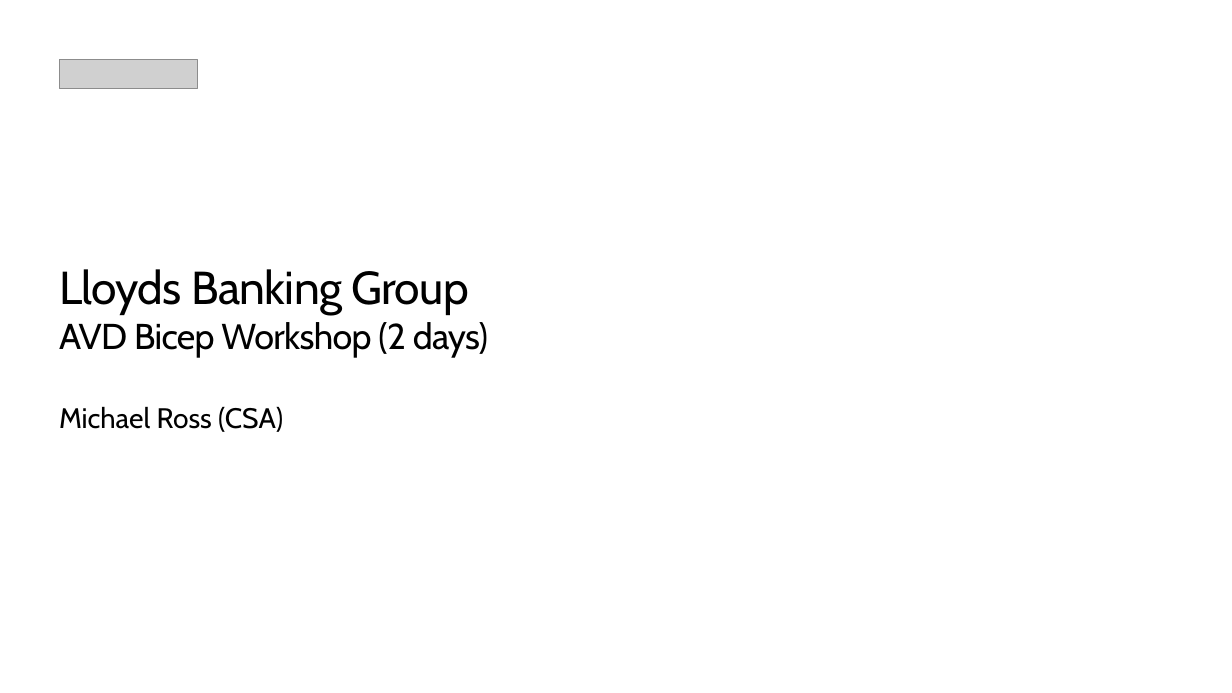
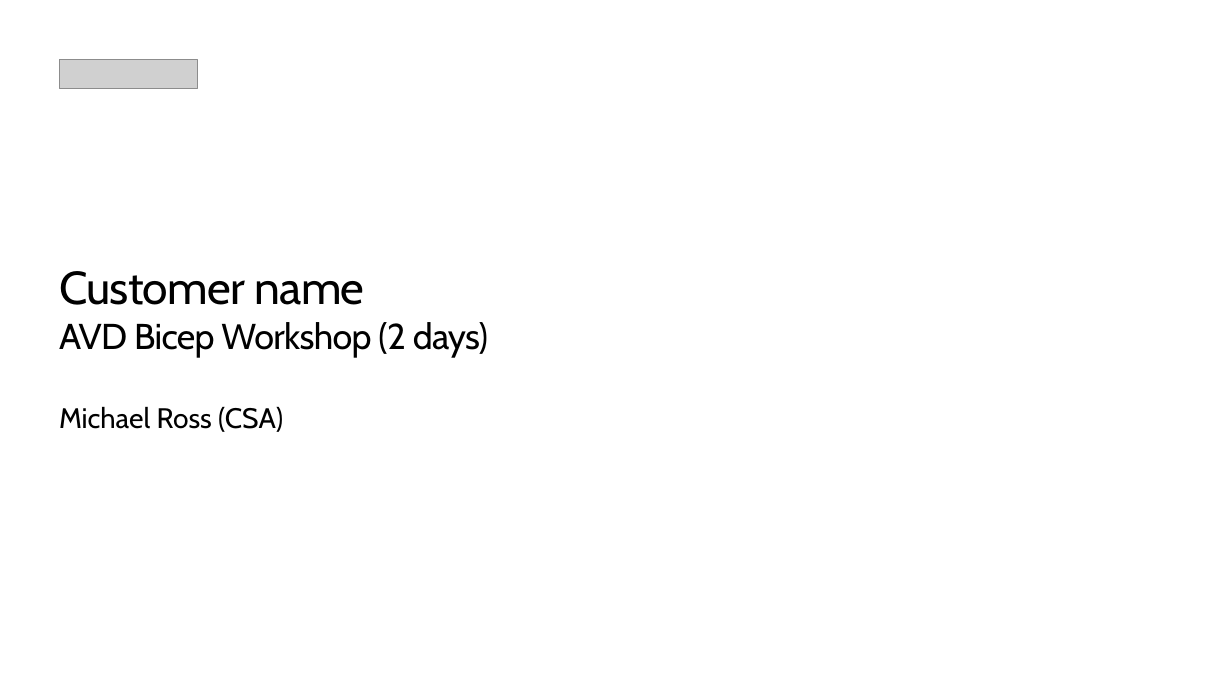
Before and after one commit to mikerossms/AVD-Bicep-Workshop, a slide deck: slide 1 of Presentation/LBG-AVDBicep-Day2.pptx. Drawn at 1232x693 pixels with LibreOffice and Linux fonts; fonts in the diff are those of the drawing; grey boxes stand for pictures; background and template pictures are left out. Boxes give left, top, right and bottom in pixels: in the first picture for what was removed or moved away, otherwise in the second. Text is boxed around its words. In the diff, an @@ line names an element or a change of style, - is before the commit and + after.

Commit message:
Updated presentations

```diff
--- a/Presentation/LBG-AVDBicep-Day2.pptx
+++ b/Presentation/LBG-AVDBicep-Day2.pptx
@@ title at [59, 271, 488, 358]: text changed @@
-Lloyds Banking Group
-AVD Bicep Workshop (2 days)
+Customer name
+AVD Bicep Workshop (2 days)
```
